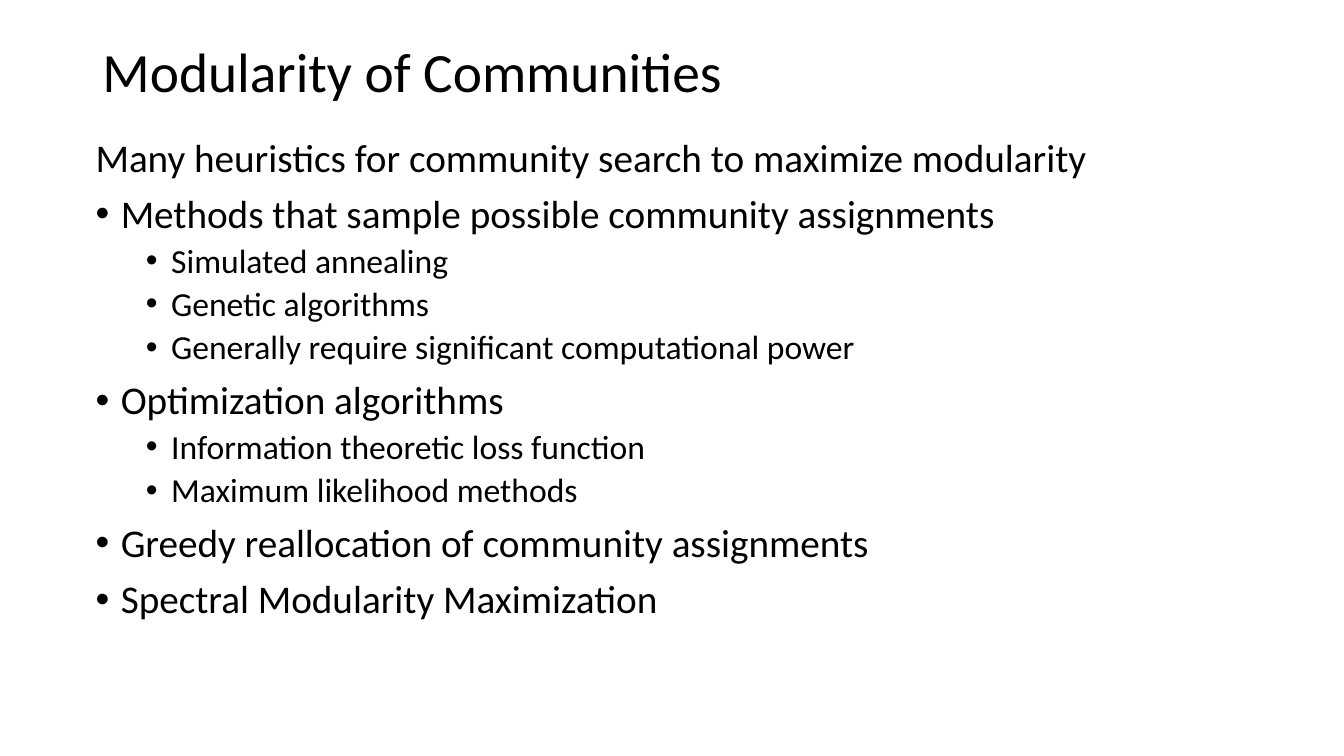
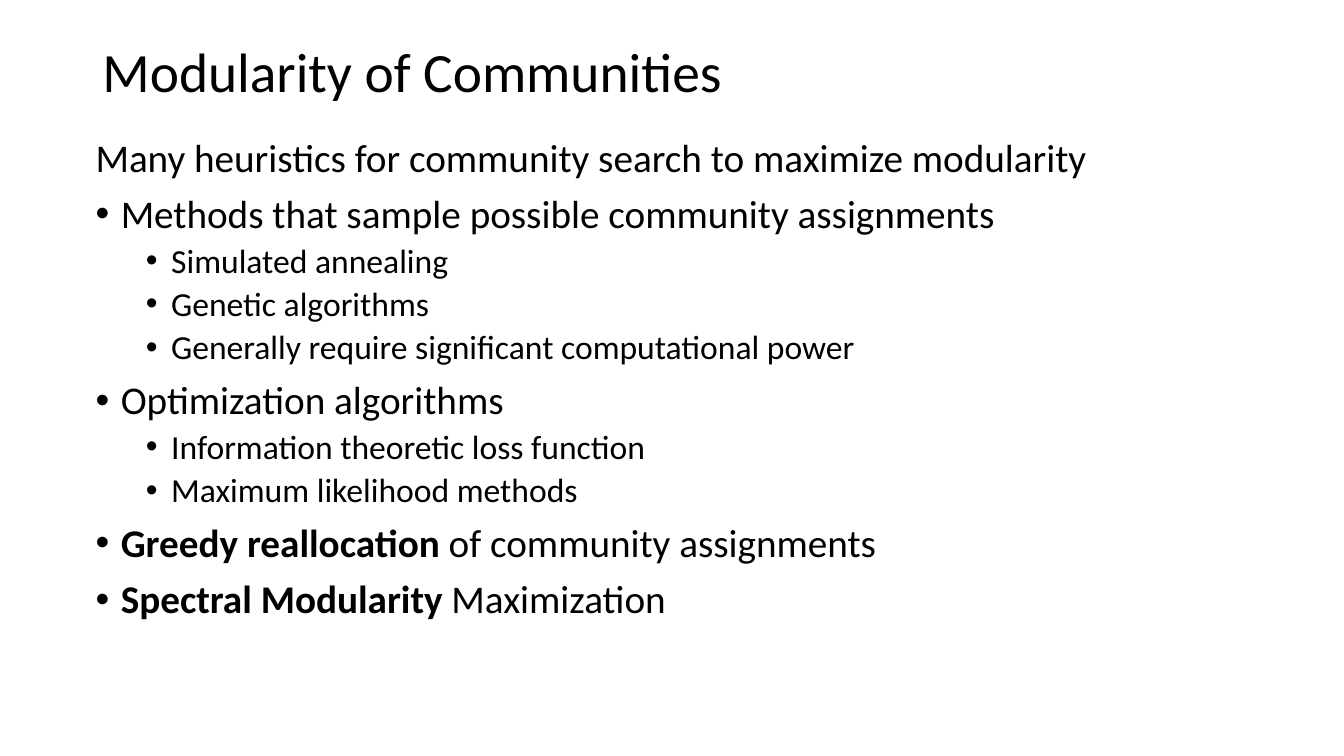
Before and after one commit to StephenElston/CSCI-E-108, a slide deck: slide 39 of slides/9_SocialNetworkAnalysis.pptx. Drawn at 1344x756 pixels with LibreOffice and Linux fonts; fonts in the diff are those of the drawing. Boxes give left, top, right and bottom in pixels: in the first picture for what was removed or moved away, otherwise in the second. Text is boxed around its words. In the diff, an @@ line names an element or a change of style, - is before the commit and + after.

```diff
--- a/slides/9_SocialNetworkAnalysis.pptx
+++ b/slides/9_SocialNetworkAnalysis.pptx
@@ text at [121, 529, 876, 619]: bold on in "Greedy reallocation", "Spectral Modularity" @@
```
Also in this commit, not shown: 6 other slides changed.
